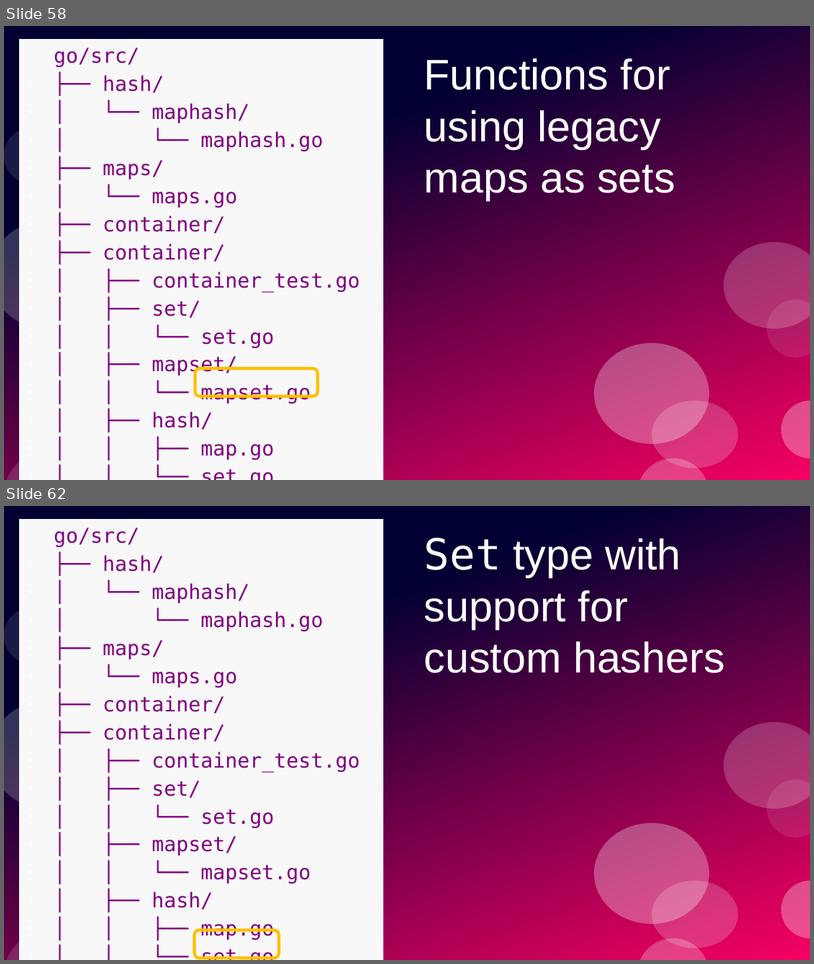
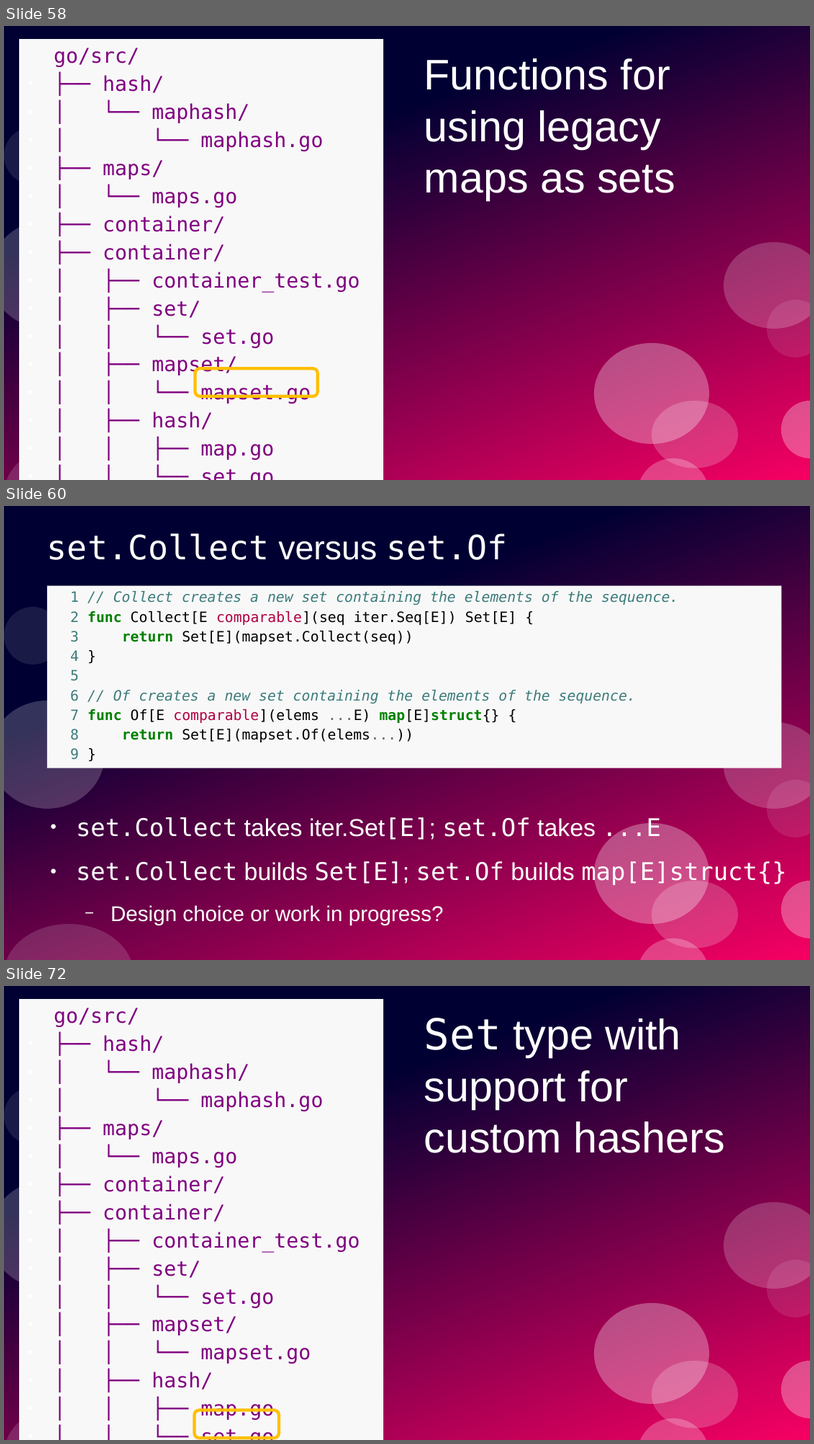
Before and after one commit to ramalho/sets-in-go, a slide deck: sets-in-go.odp. Shown one above the other, each under a label of ours: slides 58 and 62 before the commit, slides 58, 60 and 72 after it; the slides between them are not shown. The pictures are 814x964 and 814x1444 pixels, drawn with LibreOffice and Linux fonts; fonts in the diff are those of the drawing. Boxes give left, top, right and bottom in pixels: in the first picture for what was removed or moved away, otherwise in the second. Text is boxed around its words. In the diff, an @@ line names an element or a change of style, - is before the commit and + after.

```diff
--- a/sets-in-go.odp
+++ b/sets-in-go.odp
@@ slide 60 added at (4, 506, 810, 960), background #FFFFFF; not listed: 10 template elements that a slide beside it also shows @@
@@ title added at (47, 533, 507, 560), 33 pt, text #FFFFFF @@
+set.Collect versus set.Of
@@ text added at (47, 586, 782, 768), fill #F8F8F8, 14 pt, text #3D7B7B @@
+1 // Collect creates a new set containing the elements of the sequence.
+2 func Collect[E comparable](seq iter.Seq[E]) Set[E] {
+3 return Set[E](mapset.Collect(seq))
+4 }
+5
+6 // Of creates a new set containing the elements of the sequence.
+7 func Of[E comparable](elems ...E) map[E]struct{} {
+8 return Set[E](mapset.Of(elems...))
+9 }
@@ ellipse added at (47, 592, 105, 650), fill #FFFFFF at 20% opacity @@
@@ text added at (76, 816, 787, 925), 24 pt, text #FFFFFF @@
+● set.Collect takes iter.Set[E]; set.Of takes ...E
+● set.Collect builds Set[E]; set.Of builds map[E]struct{}
+  − Design choice or work in progress?
@@ what was slide 62 is now slide 72 @@
```
Also in this commit, not shown: 3 slides changed, 10 other slides added, 5 other files.
